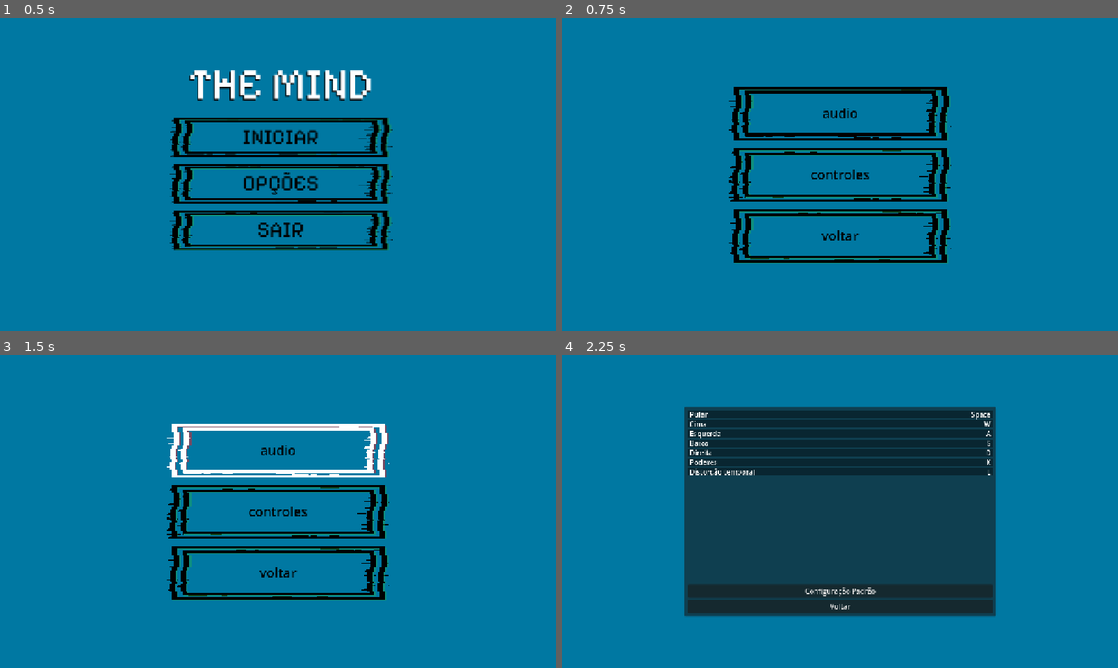
Above: before the commit, frames 1-4 (two rows, left to right).
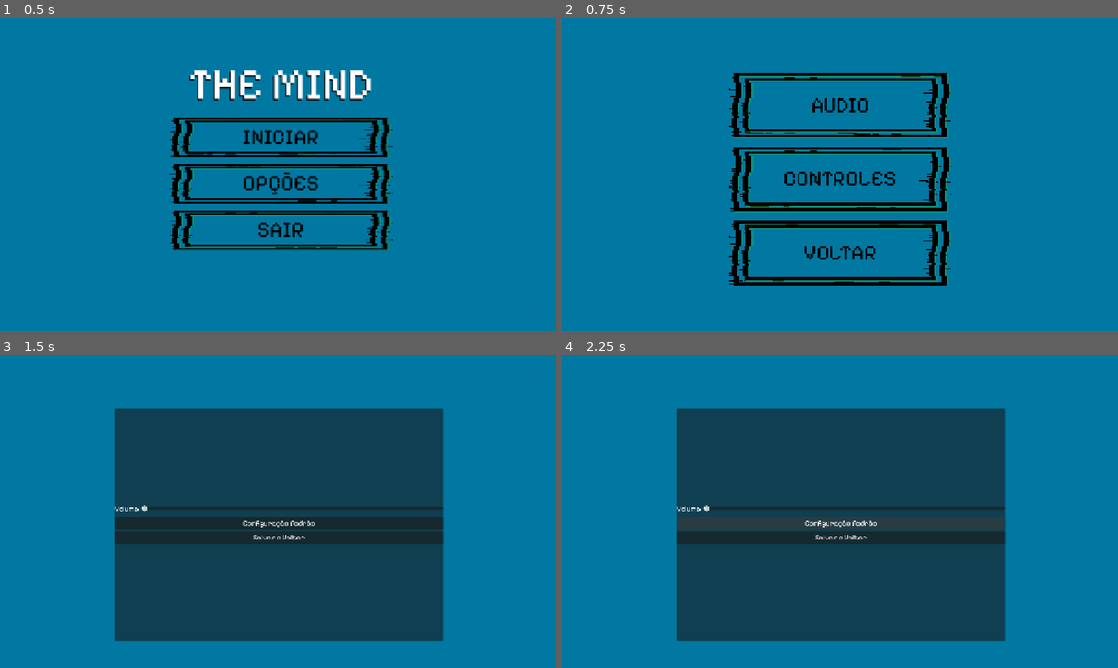
Above: after the commit, the same moments.

Repository: Yuuh15/Jogo_metroidvania_tcc
Game: Godot game, scene res://gui/menu/main_menu.tscn
Two runs of this game, one before a commit and one after it. Both use one fixed random seed, a clock stepped at 60 frames per second and the inputs below.
Inputs (mouse positions are in pixels of both pictures, inside the frame that each line leads up to):
- Up to frame 1 (0.5 s): no input
- Up to frame 2 (0.75 s): click "OPÇÕES" at 0.5 s
- Up to frame 3 (1.5 s): click "audio" (after the commit: "AUDIO") at 1.25 s
- Up to frame 4 (2.25 s): click (840, 524) at 2 s, where only the run after the commit has a clickable "Configuração Padrão"

Frame 1 is identical in both runs. In frame 2, 10% of the frame differs, in the area x 30-70%, y 17-86%; in frame 3, 44%, in the area x 20-80%, y 17-92%; in frame 4, 26%.

Commit message:
Menu de Audio Adicionado

Diff:
--- /dev/null
+++ b/metroidvania_com_psicologia/global/scenes/audio_player.tscn
@@ -0,0 +1,6 @@
+[gd_scene load_steps=2 format=3 uid="uid://chcqr63wgngj0"]
+
+[ext_resource type="Script" uid="uid://c2vfhidtqycef" path="res://global/scripts/audio_player.gd" id="1_c3nh4"]
+
+[node name="AudioPlayer" type="AudioStreamPlayer"]
+script = ExtResource("1_c3nh4")
--- /dev/null
+++ b/metroidvania_com_psicologia/global/scripts/audio_player.gd
@@ -0,0 +1,15 @@
+extends AudioStreamPlayer
+
+const menu_music = preload("res://audios/My Home.wav")
+const level_1 = preload("res://audios/A New Chance to Myself.mp3")
+
+func _play_music(music: AudioStream, volume = 0.0):
+	if stream == music:
+		return
+
+	stream = music
+	volume_db = volume
+	play()
+
+func play_music_level1():
+	_play_music(level_1)
--- /dev/null
+++ b/metroidvania_com_psicologia/gui/menu/audio_settings.tscn
@@ -0,0 +1,92 @@
+[gd_scene load_steps=7 format=3 uid="uid://c3sex3an53o0y"]
+
+[ext_resource type="FontFile" uid="uid://cgswncuhvcmy6" path="res://fonts/PixelifySans-VariableFont_wght.ttf" id="1_5esm2"]
+[ext_resource type="Script" uid="uid://c3n877vwqht61" path="res://gui/menu/scripts/audio_settings.gd" id="1_m0jua"]
+[ext_resource type="PackedScene" uid="uid://c8ax3u5ckj3ct" path="res://gui/menu/effect/switch.tscn" id="3_151wy"]
+[ext_resource type="AudioStream" uid="uid://8wuo13ue5vf7" path="res://audios/select.wav" id="4_4unfa"]
+
+[sub_resource type="StyleBoxFlat" id="StyleBoxFlat_gxxfm"]
+bg_color = Color(0, 0.470588, 0.635294, 1)
+
+[sub_resource type="GDScript" id="GDScript_151wy"]
+script/source = "extends HSlider
+"
+
+[node name="audio_settings" type="Control"]
+layout_mode = 3
+anchors_preset = 15
+anchor_right = 1.0
+anchor_bottom = 1.0
+grow_horizontal = 2
+grow_vertical = 2
+script = ExtResource("1_m0jua")
+
+[node name="Panel" type="Panel" parent="."]
+layout_mode = 1
+anchors_preset = 15
+anchor_right = 1.0
+anchor_bottom = 1.0
+grow_horizontal = 2
+grow_vertical = 2
+theme_override_styles/panel = SubResource("StyleBoxFlat_gxxfm")
+
+[node name="PanelContainer" type="PanelContainer" parent="."]
+layout_mode = 1
+anchors_preset = 8
+anchor_left = 0.5
+anchor_top = 0.5
+anchor_right = 0.5
+anchor_bottom = 0.5
+offset_left = -376.0
+offset_top = -238.0
+offset_right = 380.0
+offset_bottom = 297.0
+grow_horizontal = 2
+grow_vertical = 2
+
+[node name="MarginContainer" type="MarginContainer" parent="PanelContainer"]
+layout_mode = 2
+size_flags_vertical = 4
+
+[node name="VBoxContainer" type="VBoxContainer" parent="PanelContainer/MarginContainer"]
+layout_mode = 2
+
+[node name="HBoxContainer" type="HBoxContainer" parent="PanelContainer/MarginContainer/VBoxContainer"]
+layout_mode = 2
+alignment = 1
+
+[node name="Label" type="Label" parent="PanelContainer/MarginContainer/VBoxContainer/HBoxContainer"]
+layout_mode = 2
+theme_override_fonts/font = ExtResource("1_5esm2")
+text = "Volume:"
+
+[node name="HSlider" type="HSlider" parent="PanelContainer/MarginContainer/VBoxContainer/HBoxContainer"]
+layout_mode = 2
+size_flags_horizontal = 3
+max_value = 1.5
+step = 0.01
+script = SubResource("GDScript_151wy")
+
+[node name="ActionList" type="VBoxContainer" parent="PanelContainer/MarginContainer/VBoxContainer"]
+layout_mode = 2
+size_flags_horizontal = 3
+
+[node name="DefaultButton" type="Button" parent="PanelContainer/MarginContainer/VBoxContainer"]
+layout_mode = 2
+size_flags_vertical = 4
+focus_mode = 0
+theme_override_fonts/font = ExtResource("1_5esm2")
+text = "Configuração Padrão"
+
+[node name="Back" type="Button" parent="PanelContainer/MarginContainer/VBoxContainer"]
+layout_mode = 2
+focus_mode = 0
+theme_override_fonts/font = ExtResource("1_5esm2")
+text = "Salvar e Voltar"
+
+[node name="Switch" parent="." instance=ExtResource("3_151wy")]
+stream = ExtResource("4_4unfa")
+
+[connection signal="value_changed" from="PanelContainer/MarginContainer/VBoxContainer/HBoxContainer/HSlider" to="." method="_on_h_slider_value_changed"]
+[connection signal="pressed" from="PanelContainer/MarginContainer/VBoxContainer/DefaultButton" to="." method="_on_default_button_pressed"]
+[connection signal="pressed" from="PanelContainer/MarginContainer/VBoxContainer/Back" to="." method="_on_back_pressed"]
--- /dev/null
+++ b/metroidvania_com_psicologia/gui/menu/h_slider.tscn
@@ -0,0 +1,7 @@
+[gd_scene format=3 uid="uid://mjp7ncql1e3c"]
+
+[node name="HSlider" type="HSlider"]
+offset_right = 8.0
+offset_bottom = 16.0
+max_value = 1.5
+step = 0.001
--- a/metroidvania_com_psicologia/gui/menu/input_button.tscn
+++ b/metroidvania_com_psicologia/gui/menu/input_button.tscn
@@ -1,4 +1,6 @@
-[gd_scene load_steps=4 format=3 uid="uid://cmhkbknvy1y8v"]
+[gd_scene load_steps=5 format=3 uid="uid://cmhkbknvy1y8v"]
+
+[ext_resource type="FontFile" uid="uid://cgswncuhvcmy6" path="res://fonts/PixelifySans-VariableFont_wght.ttf" id="1_w00dy"]
 
 [sub_resource type="StyleBoxEmpty" id="StyleBoxEmpty_db1ue"]
 
@@ -37,6 +39,7 @@
 [node name="LabelAction" type="Label" parent="MarginContainer/HBoxContainer"]
 layout_mode = 2
 mouse_filter = 1
+theme_override_fonts/font = ExtResource("1_w00dy")
 text = "ACTION NAME"
 vertical_alignment = 1
 
@@ -48,5 +51,6 @@
 [node name="LabelInput" type="Label" parent="MarginContainer/HBoxContainer"]
 layout_mode = 2
 mouse_filter = 1
+theme_override_fonts/font = ExtResource("1_w00dy")
 text = "INPUT KEY"
 vertical_alignment = 1
--- a/metroidvania_com_psicologia/gui/menu/input_settings.tscn
+++ b/metroidvania_com_psicologia/gui/menu/input_settings.tscn
@@ -1,8 +1,10 @@
-[gd_scene load_steps=5 format=3 uid="uid://dqaca14u5yfdd"]
+[gd_scene load_steps=7 format=3 uid="uid://dqaca14u5yfdd"]
 
 [ext_resource type="Script" uid="uid://ws8xd6xtsn6x" path="res://gui/menu/scripts/input_settings.gd" id="1_y6l0d"]
 [ext_resource type="PackedScene" uid="uid://cmhkbknvy1y8v" path="res://gui/menu/input_button.tscn" id="2_u4tk5"]
-[ext_resource type="PackedScene" uid="uid://crywe2ehy1e1a" path="res://gui/menu/effect/switch_input.tscn" id="3_7oxwx"]
+[ext_resource type="FontFile" uid="uid://cgswncuhvcmy6" path="res://fonts/PixelifySans-VariableFont_wght.ttf" id="3_hb3vm"]
+[ext_resource type="PackedScene" uid="uid://c8ax3u5ckj3ct" path="res://gui/menu/effect/switch.tscn" id="4_55ow1"]
+[ext_resource type="AudioStream" uid="uid://8wuo13ue5vf7" path="res://audios/select.wav" id="5_vkjha"]
 
 [sub_resource type="StyleBoxFlat" id="StyleBoxFlat_6k22c"]
 bg_color = Color(0, 0.470588, 0.635294, 1)
@@ -59,33 +61,42 @@
 
 [node name="InputButton" parent="PanelContainer/MarginContainer/VBoxContainer/ScrollContainer/ActionList" instance=ExtResource("2_u4tk5")]
 layout_mode = 2
+theme_override_fonts/font = ExtResource("3_hb3vm")
 
 [node name="InputButton2" parent="PanelContainer/MarginContainer/VBoxContainer/ScrollContainer/ActionList" instance=ExtResource("2_u4tk5")]
 layout_mode = 2
+theme_override_fonts/font = ExtResource("3_hb3vm")
 
 [node name="InputButton3" parent="PanelContainer/MarginContainer/VBoxContainer/ScrollContainer/ActionList" instance=ExtResource("2_u4tk5")]
 layout_mode = 2
+theme_override_fonts/font = ExtResource("3_hb3vm")
 
 [node name="InputButton4" parent="PanelContainer/MarginContainer/VBoxContainer/ScrollContainer/ActionList" instance=ExtResource("2_u4tk5")]
 layout_mode = 2
+theme_override_fonts/font = ExtResource("3_hb3vm")
 
 [node name="InputButton5" parent="PanelContainer/MarginContainer/VBoxContainer/ScrollContainer/ActionList" instance=ExtResource("2_u4tk5")]
 layout_mode = 2
+theme_override_fonts/font = ExtResource("3_hb3vm")
 
 [node name="InputButton6" parent="PanelContainer/MarginContainer/VBoxContainer/ScrollContainer/ActionList" instance=ExtResource("2_u4tk5")]
 layout_mode = 2
+theme_override_fonts/font = ExtResource("3_hb3vm")
 
 [node name="Botão_Padrão" type="Button" parent="PanelContainer/MarginContainer/VBoxContainer"]
 layout_mode = 2
 focus_mode = 0
+theme_override_fonts/font = ExtResource("3_hb3vm")
 text = "Configuração Padrão"
 
 [node name="Back" type="Button" parent="PanelContainer/MarginContainer/VBoxContainer"]
 layout_mode = 2
 focus_mode = 0
-text = "Voltar"
+theme_override_fonts/font = ExtResource("3_hb3vm")
+text = "Salvar e Voltar"
 
-[node name="SwitchInput" parent="." instance=ExtResource("3_7oxwx")]
+[node name="SwitchInput" parent="." instance=ExtResource("4_55ow1")]
+stream = ExtResource("5_vkjha")
 
 [connection signal="pressed" from="PanelContainer/MarginContainer/VBoxContainer/Botão_Padrão" to="." method="_on_botão_padrão_pressed"]
 [connection signal="pressed" from="PanelContainer/MarginContainer/VBoxContainer/Back" to="." method="_on_back_pressed"]
--- /dev/null
+++ b/metroidvania_com_psicologia/gui/menu/options.tscn
@@ -0,0 +1,126 @@
+[gd_scene load_steps=18 format=3 uid="uid://bylnvutdpamas"]
+
+[ext_resource type="Script" uid="uid://btu6yrs1o2gi0" path="res://gui/menu/scripts/opções.gd" id="1_12uyd"]
+[ext_resource type="FontFile" uid="uid://cgswncuhvcmy6" path="res://fonts/PixelifySans-VariableFont_wght.ttf" id="2_q6fm1"]
+[ext_resource type="Texture2D" uid="uid://dk2y2c7dfwmmr" path="res://gui/menu/img/botão com mouse.png" id="3_8ydq0"]
+[ext_resource type="Texture2D" uid="uid://dilcxp31wi5xv" path="res://gui/menu/img/Botão menu.png" id="4_hyomx"]
+[ext_resource type="PackedScene" uid="uid://c8ax3u5ckj3ct" path="res://gui/menu/effect/switch.tscn" id="5_6focj"]
+[ext_resource type="AudioStream" uid="uid://8wuo13ue5vf7" path="res://audios/select.wav" id="6_q6fm1"]
+
+[sub_resource type="StyleBoxFlat" id="StyleBoxFlat_xjmpo"]
+bg_color = Color(0, 0.470588, 0.635294, 1)
+
+[sub_resource type="StyleBoxEmpty" id="StyleBoxEmpty_xjmpo"]
+
+[sub_resource type="StyleBoxTexture" id="StyleBoxTexture_gy3qh"]
+texture = ExtResource("3_8ydq0")
+
+[sub_resource type="StyleBoxTexture" id="StyleBoxTexture_f5a5b"]
+texture = ExtResource("4_hyomx")
+
+[sub_resource type="StyleBoxTexture" id="StyleBoxTexture_du76g"]
+texture = ExtResource("4_hyomx")
+
+[sub_resource type="StyleBoxTexture" id="StyleBoxTexture_epbfq"]
+texture = ExtResource("3_8ydq0")
+
+[sub_resource type="StyleBoxTexture" id="StyleBoxTexture_kksc1"]
+texture = ExtResource("4_hyomx")
+
+[sub_resource type="StyleBoxTexture" id="StyleBoxTexture_ok453"]
+texture = ExtResource("4_hyomx")
+
+[sub_resource type="StyleBoxTexture" id="StyleBoxTexture_axjqn"]
+texture = ExtResource("3_8ydq0")
+
+[sub_resource type="StyleBoxTexture" id="StyleBoxTexture_ntw1b"]
+texture = ExtResource("4_hyomx")
+
+[sub_resource type="StyleBoxTexture" id="StyleBoxTexture_f5621"]
+texture = ExtResource("4_hyomx")
+
+[node name="opções" type="Control"]
+layout_mode = 3
+anchors_preset = 15
+anchor_right = 1.0
+anchor_bottom = 1.0
+grow_horizontal = 2
+grow_vertical = 2
+script = ExtResource("1_12uyd")
+
+[node name="Panel" type="Panel" parent="."]
+layout_mode = 1
+anchors_preset = 15
+anchor_right = 1.0
+anchor_bottom = 1.0
+grow_horizontal = 2
+grow_vertical = 2
+theme_override_styles/panel = SubResource("StyleBoxFlat_xjmpo")
+
+[node name="VBoxContainer" type="VBoxContainer" parent="."]
+layout_mode = 1
+anchors_preset = -1
+anchor_left = 0.5
+anchor_top = 0.618
+anchor_right = 0.5
+anchor_bottom = 0.618
+offset_left = -257.0
+offset_top = -324.96
+offset_right = 257.0
+offset_bottom = 175.04
+grow_horizontal = 2
+grow_vertical = 2
+theme_override_constants/separation = 9
+
+[node name="Audio" type="Button" parent="VBoxContainer"]
+layout_mode = 2
+size_flags_vertical = 3
+theme_override_colors/font_hover_color = Color(0, 0, 0, 1)
+theme_override_colors/font_color = Color(0, 0, 0, 1)
+theme_override_colors/font_focus_color = Color(0, 0, 0, 1)
+theme_override_colors/font_pressed_color = Color(0, 0, 0, 1)
+theme_override_fonts/font = ExtResource("2_q6fm1")
+theme_override_font_sizes/font_size = 50
+theme_override_styles/focus = SubResource("StyleBoxEmpty_xjmpo")
+theme_override_styles/hover = SubResource("StyleBoxTexture_gy3qh")
+theme_override_styles/pressed = SubResource("StyleBoxTexture_f5a5b")
+theme_override_styles/normal = SubResource("StyleBoxTexture_du76g")
+text = "AUDIO
+"
+icon_alignment = 1
+
+[node name="Controlls" type="Button" parent="VBoxContainer"]
+layout_mode = 2
+size_flags_vertical = 3
+theme_override_colors/font_hover_color = Color(0, 0, 0, 1)
+theme_override_colors/font_color = Color(0, 0, 0, 1)
+theme_override_colors/font_focus_color = Color(0, 0, 0, 1)
+theme_override_colors/font_pressed_color = Color(0, 0, 0, 1)
+theme_override_fonts/font = ExtResource("2_q6fm1")
+theme_override_font_sizes/font_size = 50
+theme_override_styles/focus = SubResource("StyleBoxEmpty_xjmpo")
+theme_override_styles/hover = SubResource("StyleBoxTexture_epbfq")
+theme_override_styles/pressed = SubResource("StyleBoxTexture_kksc1")
+theme_override_styles/normal = SubResource("StyleBoxTexture_ok453")
+text = "CONTROLES"
+
+[node name="Back" type="Button" parent="VBoxContainer"]
+layout_mode = 2
+size_flags_vertical = 3
+theme_override_colors/font_hover_color = Color(0, 0, 0, 1)
+theme_override_colors/font_color = Color(0, 0, 0, 1)
+theme_override_colors/font_focus_color = Color(0, 0, 0, 1)
+theme_override_fonts/font = ExtResource("2_q6fm1")
+theme_override_font_sizes/font_size = 50
+theme_override_styles/focus = SubResource("StyleBoxEmpty_xjmpo")
+theme_override_styles/hover = SubResource("StyleBoxTexture_axjqn")
+theme_override_styles/pressed = SubResource("StyleBoxTexture_ntw1b")
+theme_override_styles/normal = SubResource("StyleBoxTexture_f5621")
+text = "VOLTAR"
+
+[node name="Switch" parent="." instance=ExtResource("5_6focj")]
+stream = ExtResource("6_q6fm1")
+
+[connection signal="pressed" from="VBoxContainer/Audio" to="." method="_on_audio_pressed"]
+[connection signal="pressed" from="VBoxContainer/Controlls" to="." method="_on_controlls_pressed"]
+[connection signal="pressed" from="VBoxContainer/Back" to="." method="_on_back_pressed"]
--- a/metroidvania_com_psicologia/gui/menu/opções.tscn
+++ /dev/null
@@ -1,126 +0,0 @@
-[gd_scene load_steps=16 format=3 uid="uid://bylnvutdpamas"]
-
-[ext_resource type="Script" uid="uid://btu6yrs1o2gi0" path="res://gui/menu/scripts/opções.gd" id="1_e3wve"]
-[ext_resource type="Texture2D" uid="uid://dk2y2c7dfwmmr" path="res://gui/menu/img/botão com mouse.png" id="2_epbfq"]
-[ext_resource type="Texture2D" uid="uid://dilcxp31wi5xv" path="res://gui/menu/img/Botão menu.png" id="3_kksc1"]
-[ext_resource type="PackedScene" uid="uid://c8ax3u5ckj3ct" path="res://gui/menu/effect/switch.tscn" id="4_5ip86"]
-
-[sub_resource type="StyleBoxFlat" id="StyleBoxFlat_xjmpo"]
-bg_color = Color(0, 0.470588, 0.635294, 1)
-
-[sub_resource type="StyleBoxEmpty" id="StyleBoxEmpty_xjmpo"]
-
-[sub_resource type="StyleBoxTexture" id="StyleBoxTexture_gy3qh"]
-texture = ExtResource("2_epbfq")
-
-[sub_resource type="StyleBoxTexture" id="StyleBoxTexture_f5a5b"]
-texture = ExtResource("3_kksc1")
-
-[sub_resource type="StyleBoxTexture" id="StyleBoxTexture_du76g"]
-texture = ExtResource("3_kksc1")
-
-[sub_resource type="StyleBoxTexture" id="StyleBoxTexture_epbfq"]
-texture = ExtResource("2_epbfq")
-
-[sub_resource type="StyleBoxTexture" id="StyleBoxTexture_kksc1"]
-texture = ExtResource("3_kksc1")
-
-[sub_resource type="StyleBoxTexture" id="StyleBoxTexture_ok453"]
-texture = ExtResource("3_kksc1")
-
-[sub_resource type="StyleBoxTexture" id="StyleBoxTexture_axjqn"]
-texture = ExtResource("2_epbfq")
-
-[sub_resource type="StyleBoxTexture" id="StyleBoxTexture_ntw1b"]
-texture = ExtResource("3_kksc1")
-
-[sub_resource type="StyleBoxTexture" id="StyleBoxTexture_f5621"]
-texture = ExtResource("3_kksc1")
-
-[node name="opções" type="Control"]
-layout_mode = 3
-anchors_preset = 15
-anchor_right = 1.0
-anchor_bottom = 1.0
-grow_horizontal = 2
-grow_vertical = 2
-script = ExtResource("1_e3wve")
-
-[node name="Panel" type="Panel" parent="."]
-layout_mode = 1
-anchors_preset = 15
-anchor_right = 1.0
-anchor_bottom = 1.0
-grow_horizontal = 2
-grow_vertical = 2
-theme_override_styles/panel = SubResource("StyleBoxFlat_xjmpo")
-
-[node name="VBoxContainer" type="VBoxContainer" parent="."]
-layout_mode = 1
-anchors_preset = 8
-anchor_left = 0.5
-anchor_top = 0.5
-anchor_right = 0.5
-anchor_bottom = 0.5
-offset_left = -257.0
-offset_top = -155.5
-offset_right = 257.0
-offset_bottom = 155.5
-grow_horizontal = 2
-grow_vertical = 2
-theme_override_constants/separation = 9
-
-[node name="Audio" type="Button" parent="VBoxContainer"]
-layout_mode = 2
-size_flags_vertical = 3
-theme_override_colors/font_hover_color = Color(0, 0, 0, 1)
-theme_override_colors/font_color = Color(0, 0, 0, 1)
-theme_override_colors/font_focus_color = Color(0, 0, 0, 1)
-theme_override_colors/font_pressed_color = Color(0, 0, 0, 1)
-theme_override_font_sizes/font_size = 30
-theme_override_styles/focus = SubResource("StyleBoxEmpty_xjmpo")
-theme_override_styles/hover = SubResource("StyleBoxTexture_gy3qh")
-theme_override_styles/pressed = SubResource("StyleBoxTexture_f5a5b")
-theme_override_styles/normal = SubResource("StyleBoxTexture_du76g")
-text = "
-audio
-
-"
-
-[node name="Controlls" type="Button" parent="VBoxContainer"]
-layout_mode = 2
-size_flags_vertical = 3
-theme_override_colors/font_hover_color = Color(0, 0, 0, 1)
-theme_override_colors/font_color = Color(0, 0, 0, 1)
-theme_override_colors/font_focus_color = Color(0, 0, 0, 1)
-theme_override_colors/font_pressed_color = Color(0, 0, 0, 1)
-theme_override_font_sizes/font_size = 30
-theme_override_styles/focus = SubResource("StyleBoxEmpty_xjmpo")
-theme_override_styles/hover = SubResource("StyleBoxTexture_epbfq")
-theme_override_styles/pressed = SubResource("StyleBoxTexture_kksc1")
-theme_override_styles/normal = SubResource("StyleBoxTexture_ok453")
-text = "
-controles
-
-"
-
-[node name="Back" type="Button" parent="VBoxContainer"]
-layout_mode = 2
-size_flags_vertical = 3
-theme_override_colors/font_hover_color = Color(0, 0, 0, 1)
-theme_override_colors/font_color = Color(0, 0, 0, 1)
-theme_override_colors/font_focus_color = Color(0, 0, 0, 1)
-theme_override_font_sizes/font_size = 30
-theme_override_styles/focus = SubResource("StyleBoxEmpty_xjmpo")
-theme_override_styles/hover = SubResource("StyleBoxTexture_axjqn")
-theme_override_styles/pressed = SubResource("StyleBoxTexture_ntw1b")
-theme_override_styles/normal = SubResource("StyleBoxTexture_f5621")
-text = "
-voltar
-
-"
-
-[node name="Switch" parent="." instance=ExtResource("4_5ip86")]
-
-[connection signal="pressed" from="VBoxContainer/Controlls" to="." method="_on_controlls_pressed"]
-[connection signal="pressed" from="VBoxContainer/Back" to="." method="_on_back_pressed"]
--- /dev/null
+++ b/metroidvania_com_psicologia/gui/menu/scripts/audio_settings.gd
@@ -0,0 +1,15 @@
+extends Control
+
+func _ready():
+	for button in $PanelContainer/MarginContainer/VBoxContainer.get_children():
+		button.connect("mouse_entered", $Switch.play)
+
+func _on_default_button_pressed() -> void:
+	pass
+
+func _on_back_pressed() -> void:
+	get_tree().change_scene_to_file("res://gui/menu/options.tscn")
+
+
+func _on_h_slider_value_changed(value: float) -> void:
+	AudioServer.set_bus_volume_db(AudioServer.get_bus_index("Master"), linear_to_db(value))
--- a/metroidvania_com_psicologia/gui/menu/scripts/input_settings.gd
+++ b/metroidvania_com_psicologia/gui/menu/scripts/input_settings.gd
@@ -80,7 +80,7 @@
 	print("Salvo")
 
 func _on_back_pressed() -> void:
-	get_tree().change_scene_to_file("res://gui/menu/opções.tscn")
+	get_tree().change_scene_to_file("res://gui/menu/options.tscn")
 
 
 func _on_botão_padrão_pressed() -> void:
--- a/metroidvania_com_psicologia/gui/menu/scripts/main_menu.gd
+++ b/metroidvania_com_psicologia/gui/menu/scripts/main_menu.gd
@@ -12,7 +12,7 @@
 
 
 func _on_options_pressed() -> void:
-	get_tree().change_scene_to_file("res://gui/menu/opções.tscn")
+	get_tree().change_scene_to_file("res://gui/menu/options.tscn")
 
 
 func _on_exit_pressed() -> void:
--- a/metroidvania_com_psicologia/gui/menu/scripts/opções.gd
+++ b/metroidvania_com_psicologia/gui/menu/scripts/opções.gd
@@ -3,6 +3,9 @@
 func _ready() -> void:
 	for button in $VBoxContainer.get_children():
 		button.connect("mouse_entered", $Switch.play)
+
+func _on_audio_pressed() -> void:
+	get_tree().change_scene_to_file("res://gui/menu/audio_settings.tscn")
 
 func _on_controlls_pressed() -> void:
 	get_tree().change_scene_to_file("res://gui/menu/input_settings.tscn")
Not shown, added: metroidvania_com_psicologia/audios/My Home.wav.import
Not shown: 1 places in metroidvania_com_psicologia/default_bus_layout.tres that only renumber resources
Not shown, added: metroidvania_com_psicologia/global/scripts/audio_player.gd.uid
Not shown, added: metroidvania_com_psicologia/global/what_is_this.txt
Not shown, added: metroidvania_com_psicologia/gui/menu/scripts/audio_settings.gd.uid
Not shown, added: metroidvania_com_psicologia/audios/My Home.wav
